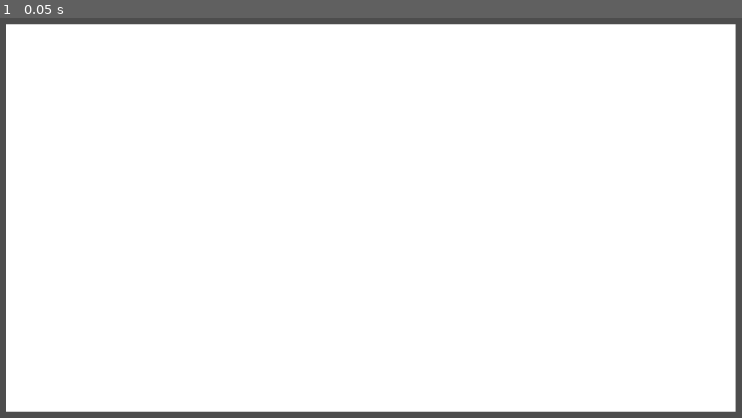
Above: before the commit, frame 1.
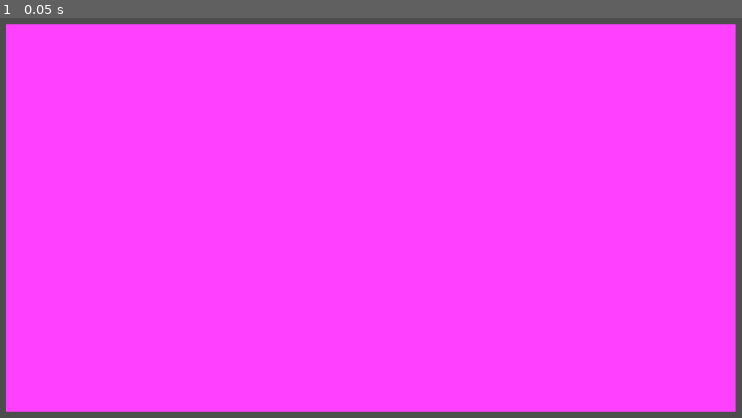
Above: after the commit, the same moment.

Repository: FunB4nan/Ashveil
Game: Godot game, scene res://scenes/main.tscn
The game is run twice, just before and just after one commit, with the same random seed, the same clock (stepped at 60 frames per second) and the same inputs.
Inputs:
- Up to frame 1 (0.05 s): no input

The runs differ from the first frame. In frame 1, 95% of the frame differs, in the area x 0-100%, y 1-99%.

Commit message:
Update main.tscn

Diff:
--- a/scenes/main.tscn
+++ b/scenes/main.tscn
@@ -7,3 +7,4 @@
 offset_top = 38.0
 offset_right = 1111.0
 offset_bottom = 597.0
+color = Color(1, 0.25098, 1, 1)
